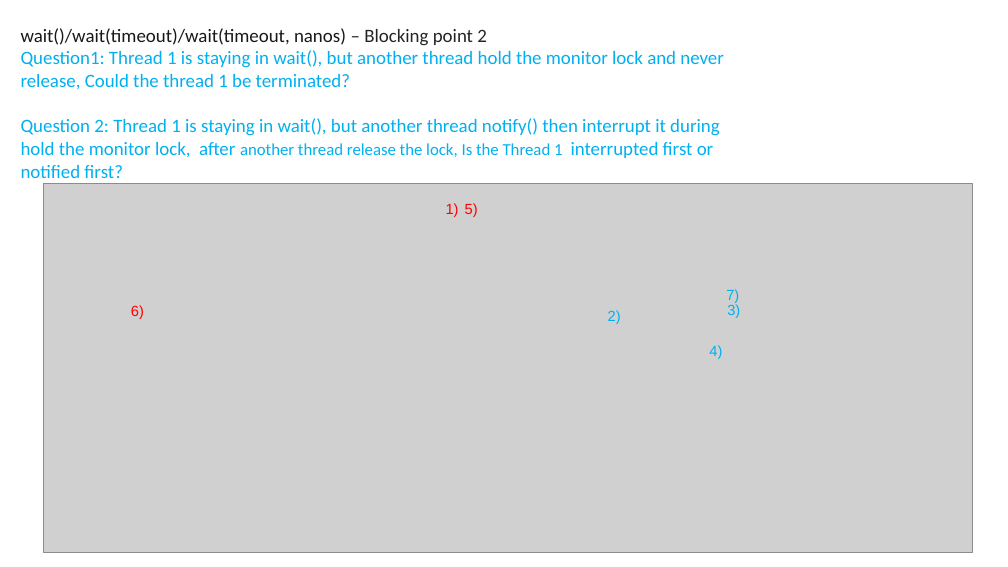
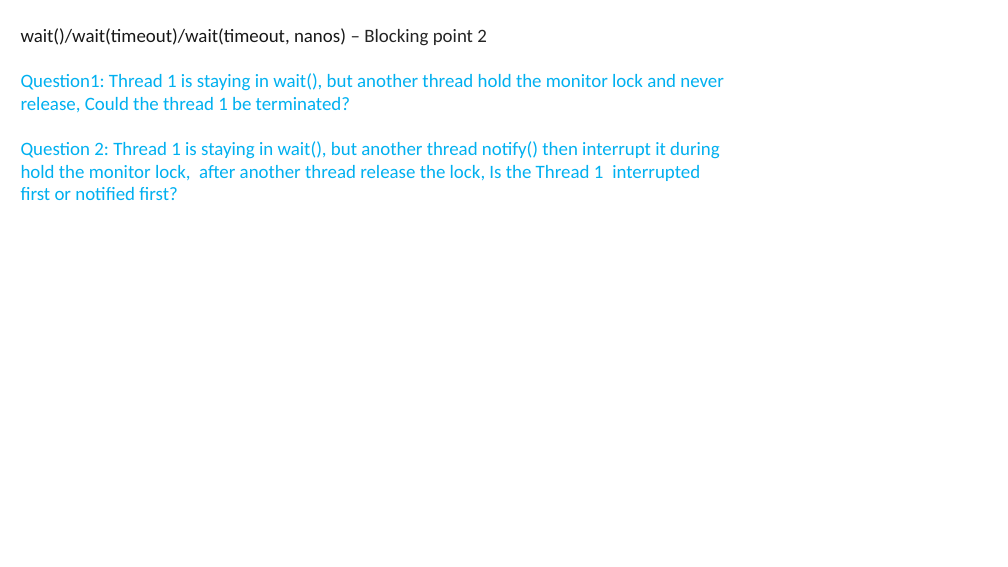
Before and after one commit to exiaoqu/ProducerConsumerProblemInJava, a slide deck: slide 11 of Producer and Consumer in Java.pptx (slide 12 before the commit). Drawn at 1008x567 pixels with LibreOffice and Linux fonts; fonts in the diff are those of the drawing; grey boxes stand for pictures; background and template pictures are left out. Boxes give left, top, right and bottom in pixels: in the first picture for what was removed or moved away, otherwise in the second. Text is boxed around its words. In the diff, an @@ line names an element or a change of style, - is before the commit and + after.

```diff
--- a/Producer and Consumer in Java.pptx
+++ b/Producer and Consumer in Java.pptx
@@ text at [21, 141, 720, 200]: size 16 to 18 pt in "another thread release the lock, Is the ..." @@
@@ picture removed at [44, 183, 972, 553] @@
@@ text removed at [446, 203, 459, 217] @@
-1)
@@ text removed at [465, 203, 478, 217] @@
-5)
@@ text removed at [726, 289, 739, 303] @@
-7)
@@ text removed at [131, 305, 144, 319] @@
-6)
@@ text removed at [608, 310, 621, 324] @@
-2)
@@ text removed at [727, 304, 740, 318] @@
-3)
@@ text removed at [709, 345, 722, 359] @@
-4)
```
Also in this commit, not shown: 6 other slides changed, 1 slide added, 1 other file.
